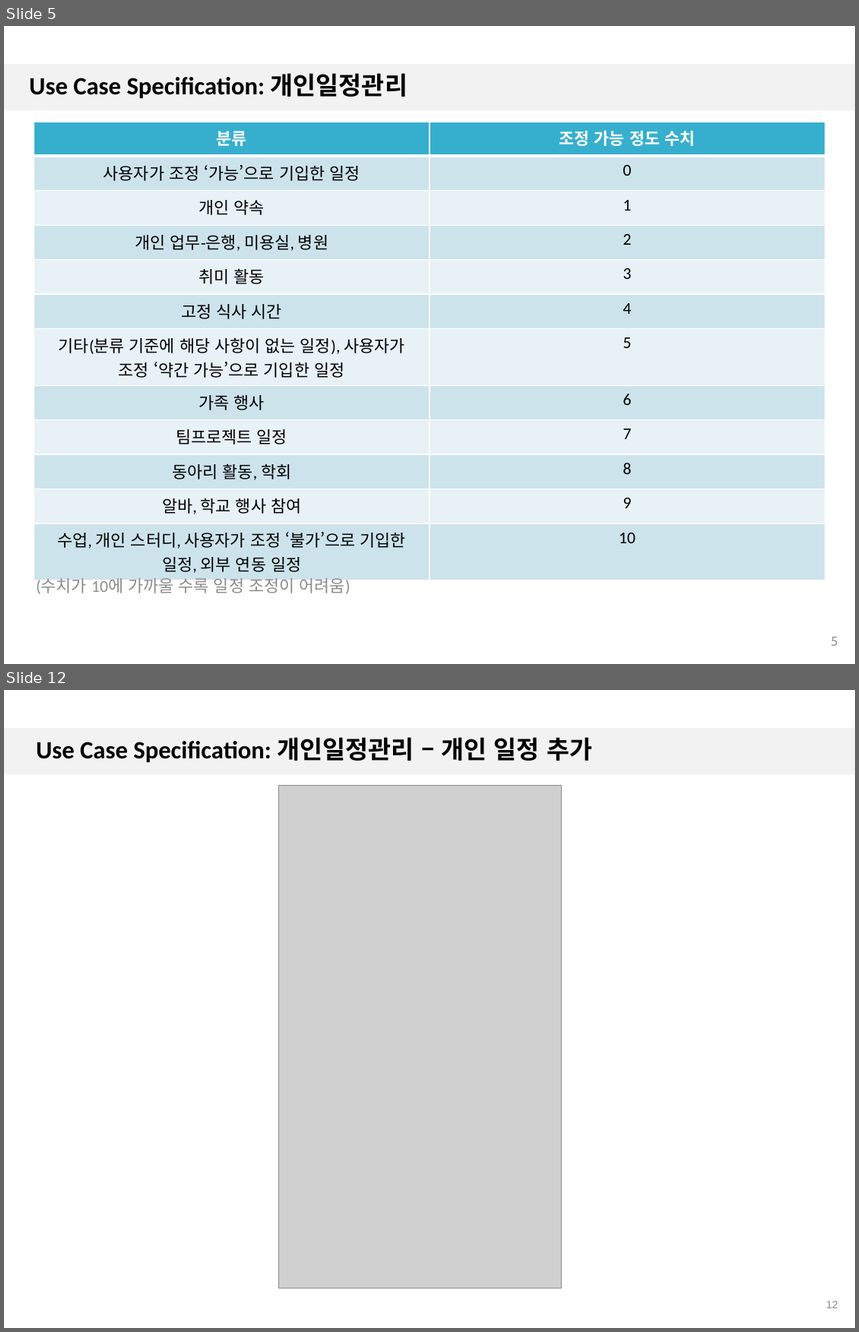
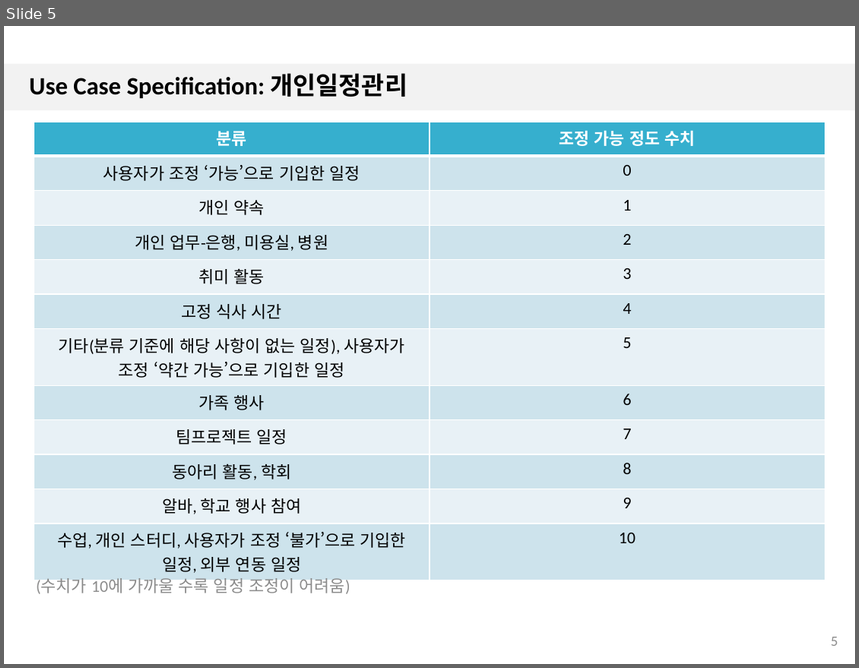
Before and after one commit to 7hong13/FillingGood, a slide deck: SRS/1.3/4팀_일정추천앱_UC_Spec_1.3.pptx. Shown one above the other, each under a label of ours: slides 5 and 12 before the commit, slide 5 after it; the slides between them are not shown. The pictures are 859x1332 and 859x668 pixels, drawn with LibreOffice and Linux fonts; fonts in the diff are those of the drawing; grey boxes stand for pictures; background and template pictures are left out. Boxes give left, top, right and bottom in pixels: in the first picture for what was removed or moved away, otherwise in the second. Text is boxed around its words. In the diff, an @@ line names an element or a change of style, - is before the commit and + after.

```diff
--- a/SRS/1.3/4팀_일정추천앱_UC_Spec_1.3.pptx
+++ b/SRS/1.3/4팀_일정추천앱_UC_Spec_1.3.pptx
@@ slide 12 removed at [4, 690, 855, 1328], background #FFFFFF; not listed: 1 template element that a slide beside it also shows @@
@@ title removed at [36, 737, 592, 762] @@
-Use Case Specification: 개인일정관리 – 개인 일정 추가
@@ picture removed at [279, 785, 562, 1288] @@
@@ page number removed at [826, 1301, 838, 1309] @@
-12
```
Also in this commit, not shown: 26 slides changed, 14 other slides removed.
